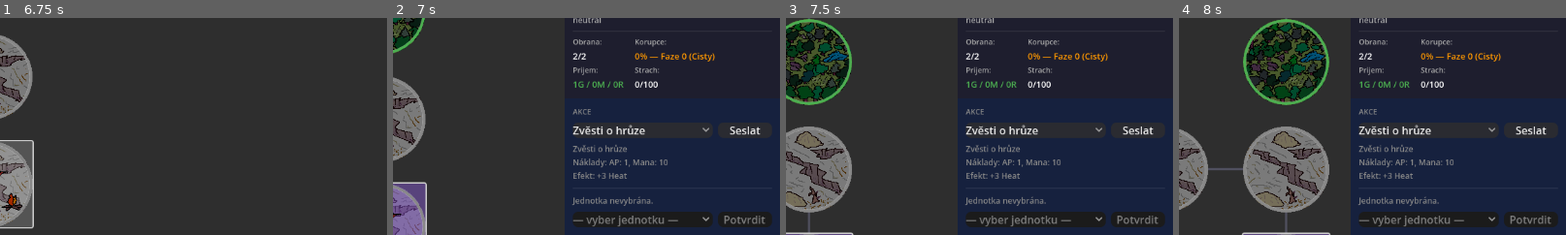
Above: before the commit, frames 1-4 (left to right).
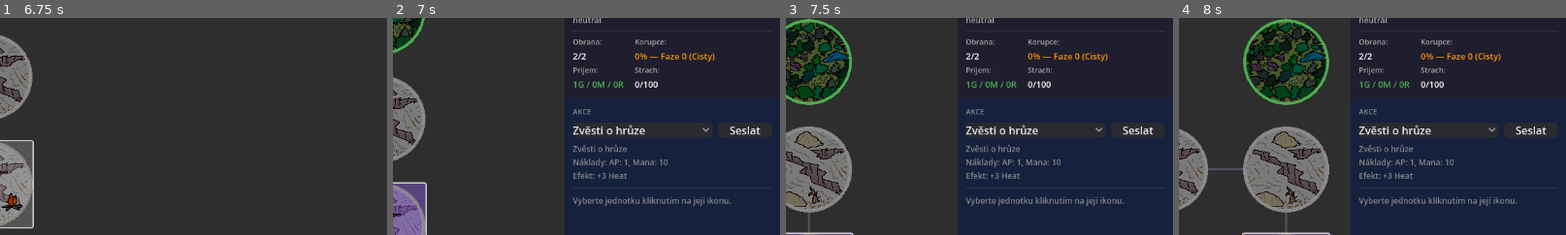
Above: after the commit, the same moments.

Repository: HannibalCZ/dark-lord
Game: Godot game, scene res://scenes/Main.tscn
Same seed, same stepped clock (60 frames per second), same inputs: the game is played once before the commit and once after it.
Inputs (mouse positions are % of the whole screen's width and height, from its top left):
- Up to frame 1 (6.75 s): click "Dalsi tah" at 0.5 s; click "🗡" at 1.25 s; click "✨" at 2 s; click (34, 13) at 2.77 s; click "Rozumim" at 3.5 s; tap Enter at 4.25 s; move the mouse to (72, 45) at 4.27 s; hold D 4.28-5.03 s; click (72, 45) at 4.42 s; move the mouse to (30, 55) at 5.02 s; hold S 5.03-5.78 s; move the mouse to (60, 28) at 5.77 s; hold D 5.78-6.53 s; move the mouse to (45, 70) at 6.52 s; hold W from 6.53 s (still down); click (45, 70) at 6.67 s
- Up to frame 2 (7 s): keep holding W
- Up to frame 3 (7.5 s): move the mouse to (80, 65) at 7.27 s; release W at 7.28 s; hold A from 7.28 s (still down)
- Up to frame 4 (8 s): keep holding A
The pictures show only the part of the screen within x 50-100%, y 32-82%; the shares and areas given below are measured in that part.

Frame 1 is identical in both runs. In frame 2, 4.0% of the frame differs, in the area x 46-98%, y 82-97%; in frame 3, 4.0%; in frame 4, 4.0%.

Commit message:
feat(v0.06): MapTab — dva kontexty pravého panelu (region / unit)
Co-Authored-By: Claude Sonnet 4.6 <noreply@anthropic.com>

Diff:
--- a/scripts/ui/MapTab.gd
+++ b/scripts/ui/MapTab.gd
@@ -574,12 +574,27 @@
 	region_section.show_for_region(selected_region_idx)
 
 	_build_dark_actions_menu()
+	_update_org_section(selected_region_idx)
+	scroll_container.scroll_vertical = 0
+
+	if _selection_mode == "unit" and _selected_unit_id != -1:
+		_show_unit_context()
+	else:
+		_show_region_context()
+
+func _show_unit_context() -> void:
+	mission_select.visible = true
+	mission_confirm.visible = true
 	_update_unit_info()
 	_build_mission_menu()
-
-	_update_org_section(selected_region_idx)
-	_set_actions_enabled(_selected_unit_id != -1)
-	scroll_container.scroll_vertical = 0
+	_set_actions_enabled(true)
+
+func _show_region_context() -> void:
+	mission_select.visible = false
+	mission_confirm.visible = false
+	unit_select_container.visible = false
+	unit_info.text = "Vyberte jednotku kliknutím na její ikonu."
+	_set_actions_enabled(false)
 
 # --------------------------
 # UNIT + MISE
